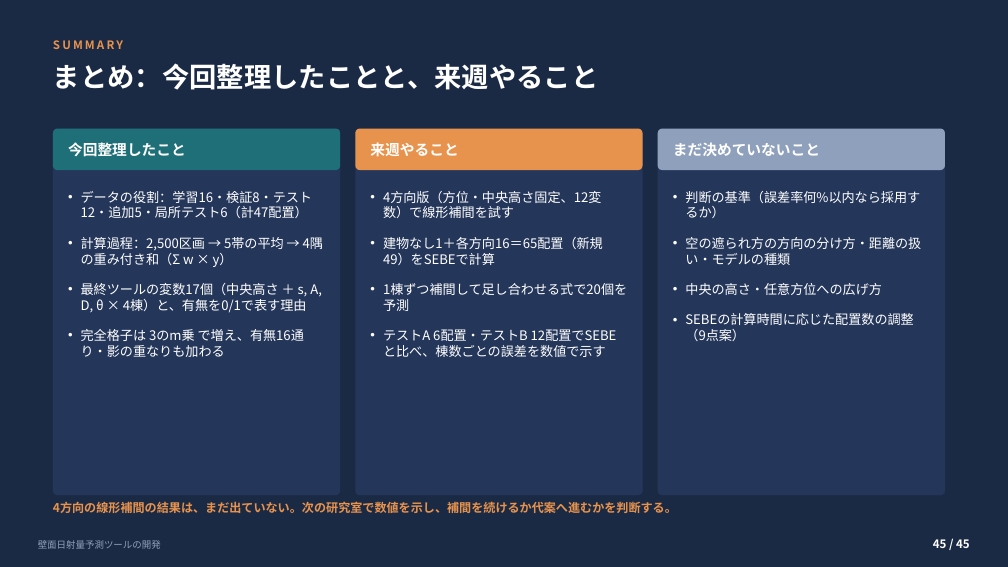
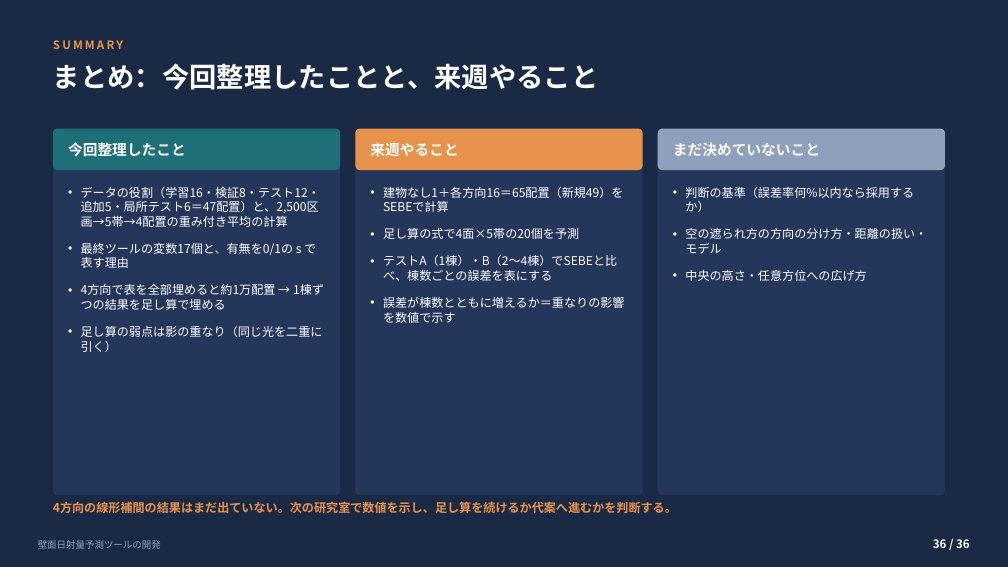
Before and after one commit to koyoy1016-gif/koyo1016, a slide deck: slide 36 of slides/壁面日射量予測ツールの開発_補足付き.pptx (slide 45 before the commit). Drawn at 1008x567 pixels with LibreOffice and Linux fonts; fonts in the diff are those of the drawing. Boxes give left, top, right and bottom in pixels: in the first picture for what was removed or moved away, otherwise in the second. Text is boxed around its words. In the diff, an @@ line names an element or a change of style, - is before the commit and + after.

```diff
--- a/slides/壁面日射量予測ツールの開発_補足付き.pptx
+++ b/slides/壁面日射量予測ツールの開発_補足付き.pptx
@@ text at [81, 187, 323, 352]: text changed; size 12.5 to 11.5 pt @@
-• データの役割：学習16・検証8・テスト12・追加5・局所テスト6（計47配置）
-• 計算過程：2,500区画 → 5帯の平均 → 4隅の重み付き和（Σ w × y）
-• 最終ツールの変数17個（中央高さ ＋ s, A, D, θ × 4棟）と、有無を0/1で表す理由
-• 完全格子は 3のm乗 で増え、有無16通り・影の重なりも加わる
+• データの役割（学習16・検証8・テスト12・追加5・局所テスト6＝47配置）と、2,500区画→5帯→4配置の重み付き平均の計算
+• 最終ツールの変数17個と、有無を0/1の s で表す理由
+• 4方向で表を全部埋めると約1万配置 → 1棟ずつの結果を足し算で埋める
+• 足し算の弱点は影の重なり（同じ光を二重に引く）
@@ text at [383, 191, 601, 218]: paragraph removed @@
-• 4方向版（方位・中央高さ固定、12変数）で線形補間を試す
@@ text at [383, 187, 624, 212]: size 12.5 to 11.5 pt in "建物なし1＋各方向16＝65配置（新規49）をSEBEで計算"; less space between paragraphs @@
@@ text at [685, 187, 914, 281]: size 12.5 to 11.5 pt in "判断の基準（誤差率何%以内なら採用するか）", "中央の高さ・任意方位への広げ方"; less space between paragraphs @@
@@ text at [383, 228, 625, 323]: text changed; size 12.5 to 11.5 pt @@
-• 1棟ずつ補間して足し合わせる式で20個を予測
-• テストA 6配置・テストB 12配置でSEBEと比べ、棟数ごとの誤差を数値で示す
+• 足し算の式で4面×5帯の20個を予測
+• テストA（1棟）・B（2〜4棟）でSEBEと比べ、棟数ごとの誤差を表にする
+• 誤差が棟数とともに増えるか＝重なりの影響を数値で示す
@@ text at [685, 228, 927, 254]: text changed; size 12.5 to 11.5 pt @@
-• 空の遮られ方の方向の分け方・距離の扱い・モデルの種類
+• 空の遮られ方の方向の分け方・距離の扱い・モデル
@@ text at [685, 313, 913, 341]: paragraph removed @@
-• SEBEの計算時間に応じた配置数の調整（9点案）
@@ text at [53, 501, 677, 513]: text changed @@
-4方向の線形補間の結果は、まだ出ていない。次の研究室で数値を示し、補間を続けるか代案へ進むかを判断する。
+4方向の線形補間の結果はまだ出ていない。次の研究室で数値を示し、足し算を続けるか代案へ進むかを判断する。
@@ text at [933, 539, 970, 548]: text changed @@
-45 / 45
+36 / 36
```
Also in this commit, not shown: 32 other slides changed, 3 slides added, 12 slides removed, 1 other file.
